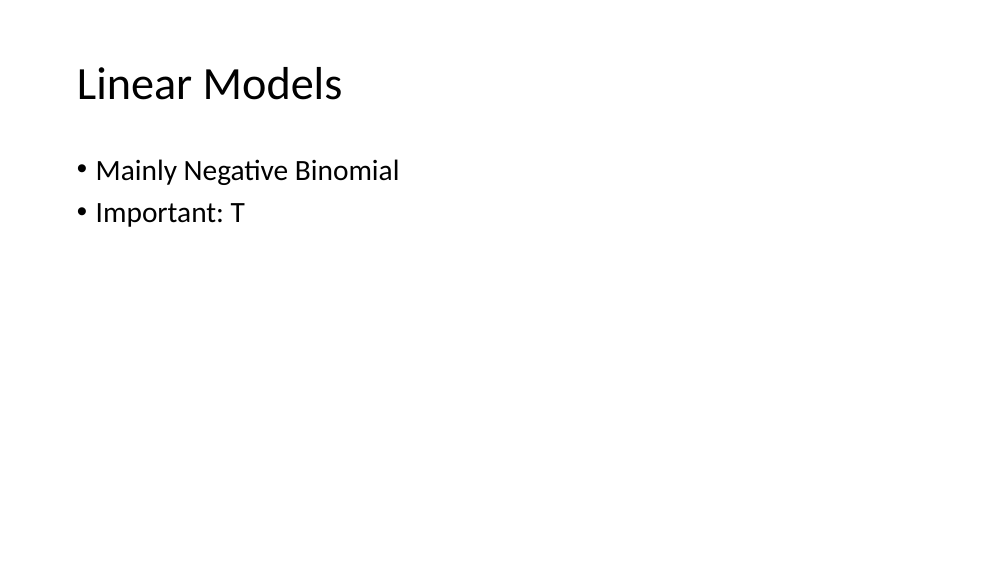
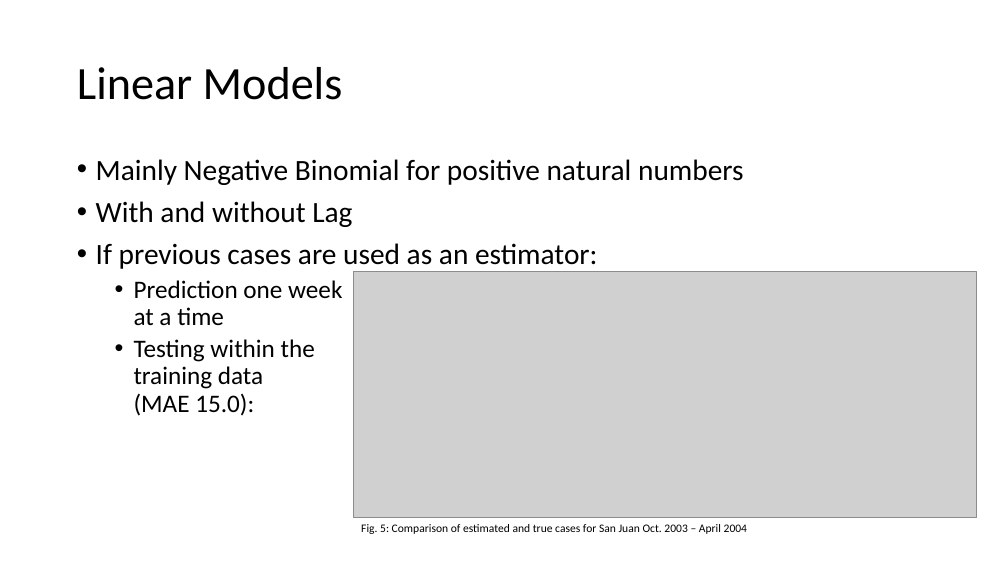
Before and after one commit to mariiader/adc_project, a slide deck: slide 11 of DengAI_PP_3.pptx (slide 10 before the commit). Drawn at 1008x567 pixels with LibreOffice and Linux fonts; fonts in the diff are those of the drawing; grey boxes stand for pictures. Boxes give left, top, right and bottom in pixels: in the first picture for what was removed or moved away, otherwise in the second. Text is boxed around its words. In the diff, an @@ line names an element or a change of style, - is before the commit and + after.

```diff
--- a/DengAI_PP_3.pptx
+++ b/DengAI_PP_3.pptx
@@ text at (96, 159, 744, 416): text changed @@
-• Mainly Negative Binomial
-• Important: T
+• Mainly Negative Binomial for positive natural numbers
+• With and without Lag
+• If previous cases are used as an estimator:
+  • Prediction one week
+    at a time
+  • Testing within the
+    training data
+    (MAE 15.0):
@@ picture added at (354, 271, 977, 518) @@
@@ text added at (361, 524, 747, 534), 11 pt, text #000000 @@
+Fig. 5: Comparison of estimated and true cases for San Juan Oct. 2003 – April 2004
```
Also in this commit, not shown: 8 other slides changed, 4 slides added, 3 slides removed, 14 other files.
